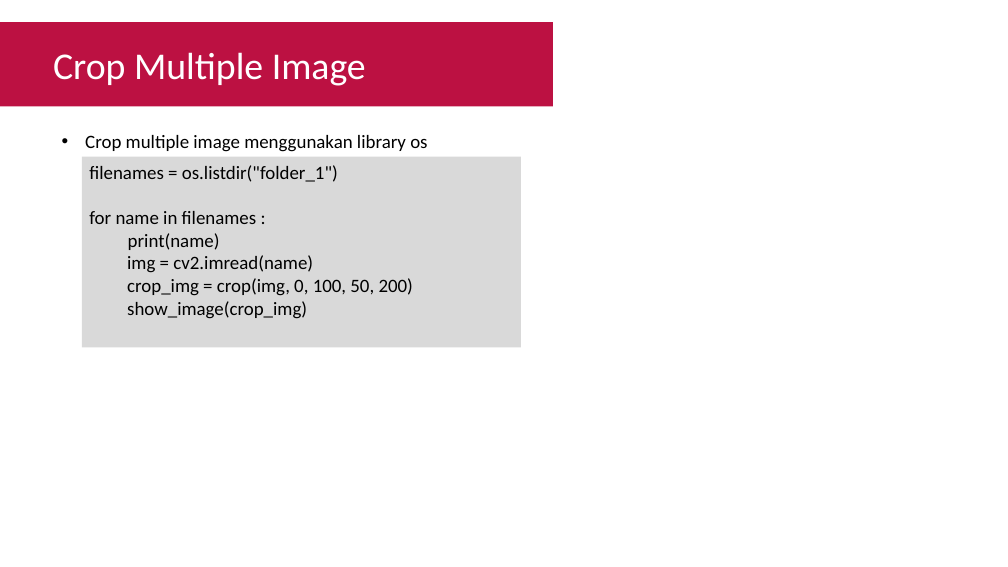
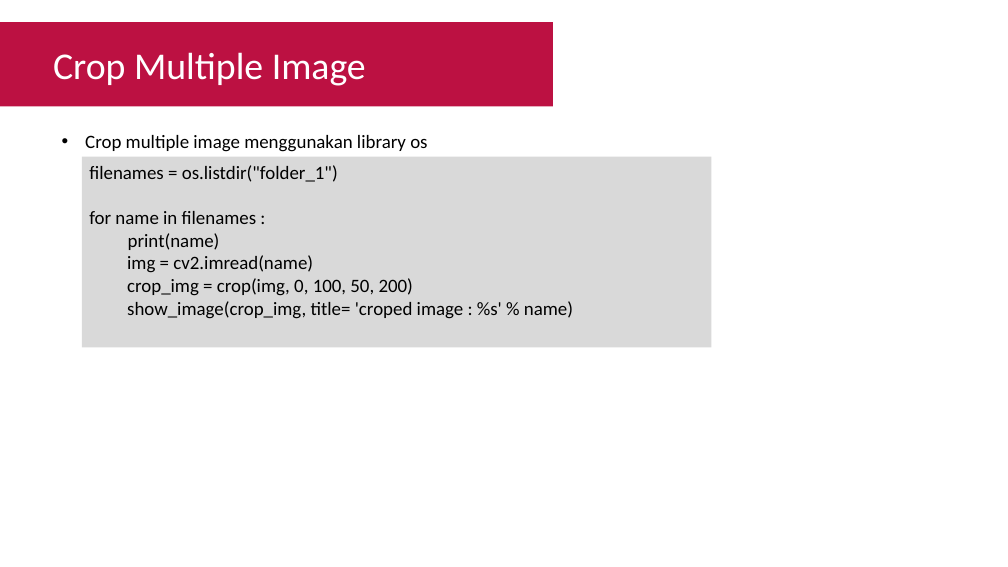
Before and after one commit to Muhammad-Yunus/Materi-Training, a slide deck: slide 7 of A. Raspberry Pi - Image Processing/#6 - Computer Vision Part 2 (Crop, Resize, Convert Color)/P6 - Computer Vision Part 2 (Crop, Resize, Convert Color).pptx. Drawn at 1008x567 pixels with LibreOffice and Linux fonts; fonts in the diff are those of the drawing. Boxes give left, top, right and bottom in pixels: in the first picture for what was removed or moved away, otherwise in the second. Text is boxed around its words. In the diff, an @@ line names an element or a change of style, - is before the commit and + after.

Commit message:
update show function

```diff
--- a/A. Raspberry Pi - Image Processing/#6 - Computer Vision Part 2 (Crop, Resize, Convert Color)/P6 - Computer Vision Part 2 (Crop, Resize, Convert Color).pptx
+++ b/A. Raspberry Pi - Image Processing/#6 - Computer Vision Part 2 (Crop, Resize, Convert Color)/P6 - Computer Vision Part 2 (Crop, Resize, Convert Color).pptx
@@ rectangle "filenames = os.listdir("folder_1")" resized from (x1=82, y1=157, x2=521, y2=347) to (x1=82, y1=157, x2=712, y2=347) @@
@@ text in rectangle at (x1=127, y1=301, x2=573, y2=319): text changed @@
-  show_image(crop_img)
+  show_image(crop_img, title= 'croped image : %s' % name)
```
Also in this commit, not shown: 12 other slides changed, 1 other file.
